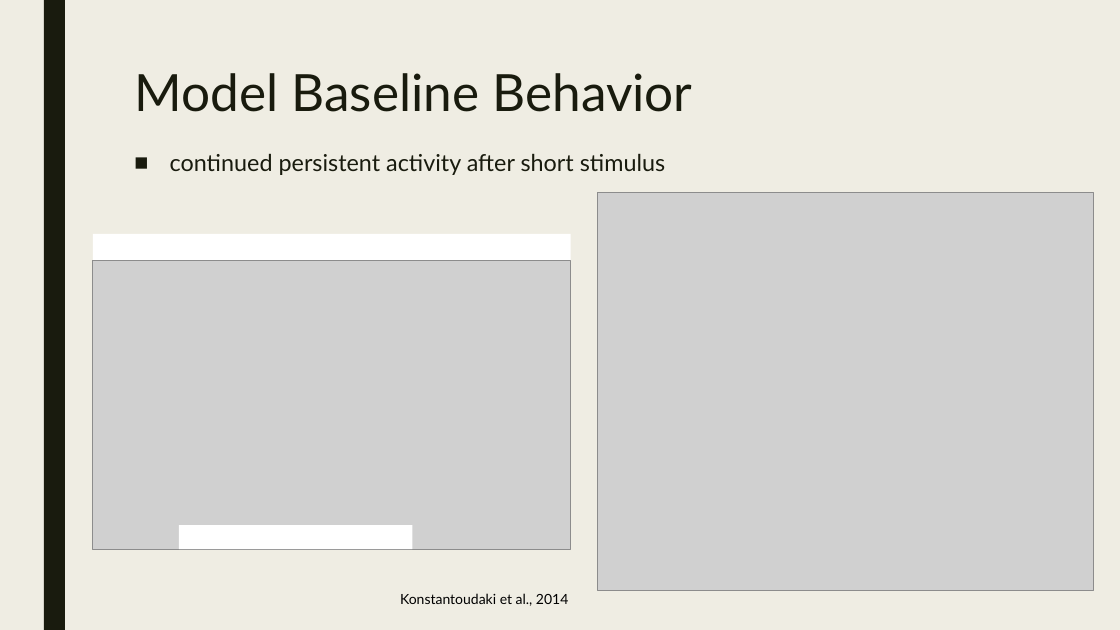
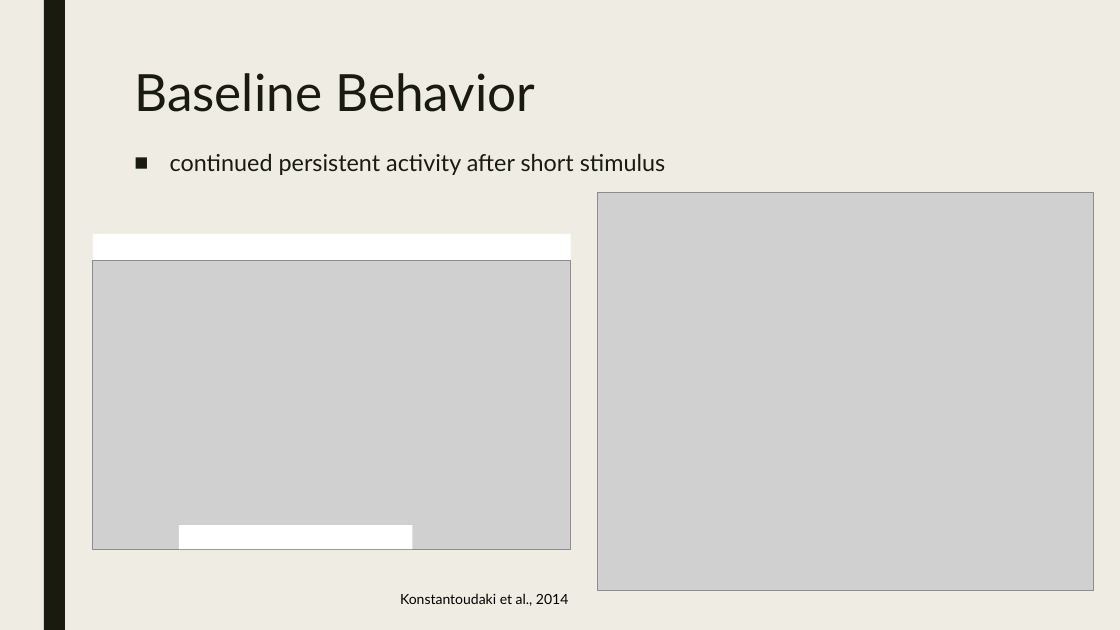
Before and after one commit to kedoxey/netpyne-project, a slide deck: slide 7 of presentation/netpyne-slides.pptx (slide 8 before the commit). Drawn at 1120x630 pixels with LibreOffice and Linux fonts; fonts in the diff are those of the drawing; grey boxes stand for pictures. Boxes give left, top, right and bottom in pixels: in the first picture for what was removed or moved away, otherwise in the second. Text is boxed around its words. In the diff, an @@ line names an element or a change of style, - is before the commit and + after.

```diff
--- a/presentation/netpyne-slides.pptx
+++ b/presentation/netpyne-slides.pptx
@@ title at (x1=134, y1=73, x2=535, y2=112): text changed @@
-Model Baseline Behavior
+Baseline Behavior
```
Also in this commit, not shown: 7 other slides changed, 1 slide removed.
